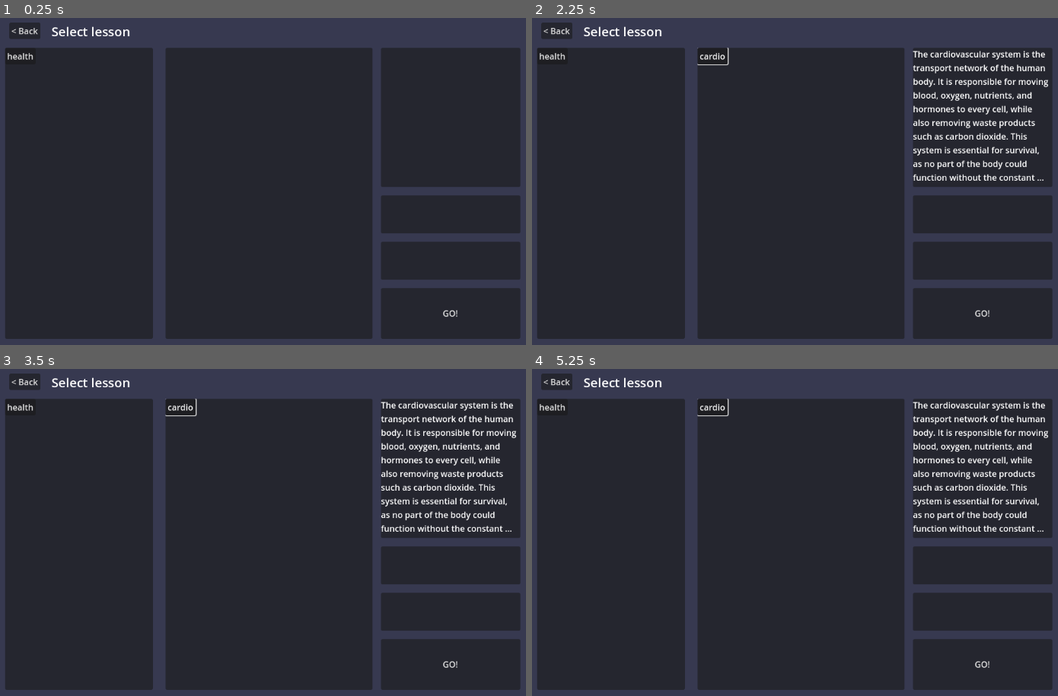
Above: before the commit, frames 1-4 (two rows, left to right).
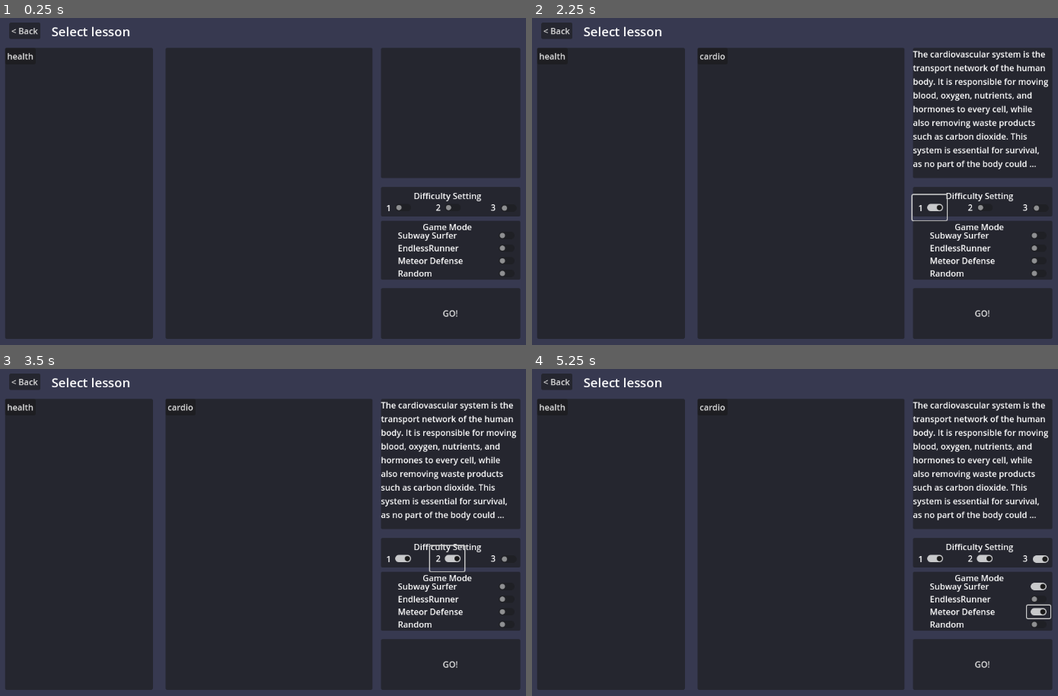
Above: after the commit, the same moments.

Repository: squidink7/SuperAF
Game: Godot game, scene res://scenes/ui/student_page.tscn
The game is run twice, just before and just after one commit, with the same random seed, the same clock (stepped at 60 frames per second) and the same inputs. This scene is started directly instead of the project's main scene.
Inputs (mouse positions are in pixels of both pictures, inside the frame that each line leads up to):
- Up to frame 1 (0.25 s): no input
- Up to frame 2 (2.25 s): click "health" at 0.5 s; click "cardio" at 1.25 s; click (931, 207) at 2 s, where only the run after the commit has a clickable "1"
- Up to frame 3 (3.5 s): click (447, 558) at 2.75 s, where only the run after the commit has a clickable "2"
- Up to frame 4 (5.25 s): click (1036, 558) at 3.5 s, where only the run after the commit has a clickable "3"; click (1036, 588) at 4.25 s, where only the run after the commit has a clickable "Subway Surfer"; click (1036, 610) at 5 s, where only the run after the commit has a clickable "Meteor Defense"

The runs differ from the first frame. In frame 1, 2.9% of the frame differs, in the area x 72-99%, y 49-80%; in frame 2, 3.1%; in frame 3, 3.2%; in frame 4, 3.3%, in the area x 31-99%, y 9-80%.

Commit message:
Adding UI elements for selecting topic and lessons

Diff:
--- a/scenes/ui/student_page.tscn
+++ b/scenes/ui/student_page.tscn
@@ -37,6 +37,9 @@
 unique_name_in_owner = true
 layout_mode = 2
 
+[node name="Label" type="Label" parent="TopicsPanel/Topics"]
+layout_mode = 2
+
 [node name="LessonsPanel" type="Panel" parent="."]
 layout_mode = 1
 anchors_preset = 15
@@ -108,7 +111,7 @@
 offset_left = -416.0
 offset_top = 64.0
 offset_right = -152.0
-offset_bottom = -320.0
+offset_bottom = -337.0
 grow_horizontal = 0
 grow_vertical = 2
 
@@ -132,12 +135,62 @@
 anchor_right = 1.0
 anchor_bottom = 1.0
 offset_left = -416.0
-offset_top = -304.0
-offset_right = -152.0
-offset_bottom = -232.0
+offset_top = -320.0
+offset_right = -152.0
+offset_bottom = -264.0
 grow_horizontal = 0
 grow_vertical = 0
 
+[node name="DifficultySetting" type="Label" parent="DifficultySelectPanel"]
+layout_mode = 0
+offset_left = 62.0
+offset_top = 5.0
+offset_right = 227.0
+offset_bottom = 28.0
+text = "Difficulty Setting"
+
+[node name="Difficulty1" type="CheckButton" parent="DifficultySelectPanel"]
+offset_left = -1.0
+offset_top = 15.0
+offset_right = 64.0
+offset_bottom = 63.0
+
+[node name="Difficulty1Label" type="Label" parent="DifficultySelectPanel/Difficulty1"]
+layout_mode = 0
+offset_left = 11.0
+offset_top = 13.0
+offset_right = 51.0
+offset_bottom = 36.0
+text = "1"
+
+[node name="Difficulty2" type="CheckButton" parent="DifficultySelectPanel"]
+offset_left = 93.0
+offset_top = 15.0
+offset_right = 158.0
+offset_bottom = 63.0
+
+[node name="Difficulty2Label" type="Label" parent="DifficultySelectPanel/Difficulty2"]
+layout_mode = 0
+offset_left = 11.0
+offset_top = 12.0
+offset_right = 51.0
+offset_bottom = 35.0
+text = "2"
+
+[node name="Difficulty3" type="CheckButton" parent="DifficultySelectPanel"]
+offset_left = 199.0
+offset_top = 16.0
+offset_right = 264.0
+offset_bottom = 64.0
+
+[node name="Difficulty3Label" type="Label" parent="DifficultySelectPanel/Difficulty3"]
+layout_mode = 0
+offset_left = 9.0
+offset_top = 11.0
+offset_right = 49.0
+offset_bottom = 34.0
+text = "3"
+
 [node name="GameModePanel" type="Panel" parent="."]
 layout_mode = 1
 anchors_preset = 3
@@ -146,8 +199,71 @@
 anchor_right = 1.0
 anchor_bottom = 1.0
 offset_left = -416.0
-offset_top = -216.0
+offset_top = -256.0
 offset_right = -152.0
 offset_bottom = -144.0
 grow_horizontal = 0
 grow_vertical = 0
+
+[node name="GameModeSetting" type="Label" parent="GameModePanel"]
+layout_mode = 0
+offset_left = 79.0
+offset_right = 207.0
+offset_bottom = 23.0
+text = "Game Mode"
+
+[node name="SubwaySurfersMode" type="CheckButton" parent="GameModePanel"]
+layout_mode = 0
+offset_left = 216.0
+offset_top = 16.0
+offset_right = 260.0
+offset_bottom = 40.0
+
+[node name="GameMode1Label" type="Label" parent="GameModePanel/SubwaySurfersMode"]
+layout_mode = 0
+offset_left = -184.0
+offset_right = -72.0
+offset_bottom = 23.0
+text = "Subway Surfer"
+
+[node name="EndlessRunnerMode" type="CheckButton" parent="GameModePanel"]
+layout_mode = 0
+offset_left = 216.0
+offset_top = 40.0
+offset_right = 260.0
+offset_bottom = 64.0
+
+[node name="GameMode2Label" type="Label" parent="GameModePanel/EndlessRunnerMode"]
+layout_mode = 0
+offset_left = -184.0
+offset_right = -68.0
+offset_bottom = 23.0
+text = "EndlessRunner"
+
+[node name="MeteorDefenseMode" type="CheckButton" parent="GameModePanel"]
+layout_mode = 0
+offset_left = 216.0
+offset_top = 64.0
+offset_right = 260.0
+offset_bottom = 88.0
+
+[node name="GameMode3Label" type="Label" parent="GameModePanel/MeteorDefenseMode"]
+layout_mode = 0
+offset_left = -184.0
+offset_right = -60.0
+offset_bottom = 23.0
+text = "Meteor Defense"
+
+[node name="RandomGameMode" type="CheckButton" parent="GameModePanel"]
+layout_mode = 0
+offset_left = 216.0
+offset_top = 88.0
+offset_right = 260.0
+offset_bottom = 112.0
+
+[node name="GameMode4Label" type="Label" parent="GameModePanel/RandomGameMode"]
+layout_mode = 0
+offset_left = -184.0
+offset_right = -119.0
+offset_bottom = 23.0
+text = "Random"
--- /dev/null
+++ b/scenes/ui/teacher_game_settings.gd
@@ -0,0 +1,24 @@
+extends Control
+
+func _ready():
+	var topics = Data.get_topics()
+
+	for topic in topics:
+		var b = Button.new()
+		b.text = topic
+		b.pressed.connect(show_lessons.bind(topic))
+		%Topics.add_child(b)
+
+func show_lessons(topic: String):
+	var lessons = Data.get_lessons(topic)
+
+	for lesson in lessons:
+		var b = Button.new()
+		b.text = lesson
+		b.pressed.connect(show_lesson.bind(topic, lesson))
+		%Lessons.add_child(b)
+
+func show_lesson(topic: String, lesson: String):
+	var lesson_text = Data.get_lesson(topic, lesson)
+
+	%LessonText.text = lesson_text
--- a/scenes/ui/teacher_game_settings.tscn
+++ b/scenes/ui/teacher_game_settings.tscn
@@ -1,6 +1,12 @@
 [gd_scene format=3 uid="uid://b416fgkhjpflw"]
 
-[node name="TeacherGameSettings" type="Node2D"]
+[node name="TeacherGameSettings" type="Control"]
+layout_mode = 3
+anchors_preset = 15
+anchor_right = 1.0
+anchor_bottom = 1.0
+grow_horizontal = 2
+grow_vertical = 2
 
 [node name="TopicPanel" type="Panel" parent="."]
 offset_left = 16.0
@@ -8,11 +14,17 @@
 offset_right = 408.0
 offset_bottom = 664.0
 
-[node name="VBoxContainer" type="VBoxContainer" parent="TopicPanel"]
+[node name="Topics" type="ScrollContainer" parent="TopicPanel"]
 layout_mode = 0
-offset_top = 64.0
-offset_right = 392.0
-offset_bottom = 600.0
+offset_right = 40.0
+offset_bottom = 40.0
+
+[node name="Topics" type="VBoxContainer" parent="TopicPanel/Topics"]
+unique_name_in_owner = true
+layout_mode = 2
+
+[node name="Label" type="Label" parent="TopicPanel/Topics"]
+layout_mode = 2
 
 [node name="LessonPanel" type="Panel" parent="."]
 offset_left = 432.0
@@ -22,60 +34,45 @@
 
 [node name="VBoxContainer" type="VBoxContainer" parent="LessonPanel"]
 layout_mode = 0
-offset_top = 64.0
 offset_right = 440.0
 offset_bottom = 600.0
 
-[node name="DifficultyPanel" type="Panel" parent="."]
-offset_left = 896.0
-offset_top = 64.0
-offset_right = 1126.0
-offset_bottom = 256.0
-
-[node name="GameMode1" type="CheckButton" parent="DifficultyPanel"]
-layout_mode = 0
-offset_left = 14.0
-offset_top = 19.0
-offset_right = 94.0
-offset_bottom = 70.0
-
-[node name="GameMode2" type="CheckButton" parent="DifficultyPanel"]
-layout_mode = 0
-offset_left = 136.0
-offset_top = 16.0
-offset_right = 216.0
-offset_bottom = 67.0
-
-[node name="GameMode3" type="CheckButton" parent="DifficultyPanel"]
-layout_mode = 0
-offset_left = 16.0
-offset_top = 128.0
-offset_right = 96.0
-offset_bottom = 179.0
-
-[node name="GameMode4" type="CheckButton" parent="DifficultyPanel"]
-layout_mode = 0
-offset_left = 136.0
-offset_top = 128.0
-offset_right = 216.0
-offset_bottom = 179.0
-
 [node name="SettingsPanel" type="Panel" parent="."]
 offset_left = 896.0
-offset_top = 272.0
+offset_top = 256.0
 offset_right = 1128.0
 offset_bottom = 664.0
 
-[node name="VBoxContainer" type="VBoxContainer" parent="SettingsPanel"]
-layout_mode = 0
-offset_top = 48.0
+[node name="GameSettings" type="Label" parent="SettingsPanel"]
+layout_mode = 2
 offset_right = 232.0
-offset_bottom = 392.0
+offset_bottom = 23.0
+text = "Game Settings"
+horizontal_alignment = 1
 
-[node name="Panel" type="Panel" parent="SettingsPanel"]
-layout_mode = 0
-offset_right = 232.0
-offset_bottom = 48.0
+[node name="QuizMode" type="Label" parent="SettingsPanel"]
+offset_left = 8.0
+offset_top = 40.0
+offset_right = 128.0
+offset_bottom = 63.0
+text = "Quiz Mode"
+
+[node name="QuizModeCheckButton" type="CheckButton" parent="SettingsPanel/QuizMode"]
+offset_left = 180.0
+offset_right = 224.0
+offset_bottom = 24.0
+
+[node name="GeneralSettings" type="Label" parent="SettingsPanel"]
+offset_left = 8.0
+offset_top = 64.0
+offset_right = 135.0
+offset_bottom = 87.0
+text = "General Settings"
+
+[node name="GeneralSettingsCheckButton" type="CheckButton" parent="SettingsPanel/GeneralSettings"]
+offset_left = 180.0
+offset_right = 224.0
+offset_bottom = 24.0
 
 [node name="BackButton" type="Button" parent="."]
 offset_left = 16.0
@@ -83,3 +80,75 @@
 offset_right = 75.0
 offset_bottom = 55.0
 text = "< Back"
+
+[node name="GameModePanel" type="Panel" parent="."]
+layout_mode = 1
+anchors_preset = 1
+anchor_left = 1.0
+anchor_right = 1.0
+offset_left = -232.0
+offset_bottom = 168.0
+grow_horizontal = 0
+
+[node name="GameModeSetting" type="Label" parent="GameModePanel"]
+layout_mode = 0
+offset_left = 79.0
+offset_right = 207.0
+offset_bottom = 23.0
+text = "Game Mode"
+
+[node name="SubwaySurfersMode" type="CheckButton" parent="GameModePanel"]
+layout_mode = 0
+offset_left = 188.0
+offset_top = 32.0
+offset_right = 232.0
+offset_bottom = 56.0
+
+[node name="GameMode1Label" type="Label" parent="GameModePanel/SubwaySurfersMode"]
+layout_mode = 0
+offset_left = -184.0
+offset_right = -72.0
+offset_bottom = 23.0
+text = "Subway Surfer"
+
+[node name="EndlessRunnerMode" type="CheckButton" parent="GameModePanel"]
+layout_mode = 0
+offset_left = 188.0
+offset_top = 64.0
+offset_right = 232.0
+offset_bottom = 88.0
+
+[node name="GameMode2Label" type="Label" parent="GameModePanel/EndlessRunnerMode"]
+layout_mode = 0
+offset_left = -184.0
+offset_right = -68.0
+offset_bottom = 23.0
+text = "EndlessRunner"
+
+[node name="MeteorDefenseMode" type="CheckButton" parent="GameModePanel"]
+layout_mode = 0
+offset_left = 188.0
+offset_top = 96.0
+offset_right = 232.0
+offset_bottom = 120.0
+
+[node name="GameMode3Label" type="Label" parent="GameModePanel/MeteorDefenseMode"]
+layout_mode = 0
+offset_left = -184.0
+offset_right = -60.0
+offset_bottom = 23.0
+text = "Meteor Defense"
+
+[node name="RandomGameMode" type="CheckButton" parent="GameModePanel"]
+layout_mode = 0
+offset_left = 188.0
+offset_top = 128.0
+offset_right = 232.0
+offset_bottom = 152.0
+
+[node name="GameMode4Label" type="Label" parent="GameModePanel/RandomGameMode"]
+layout_mode = 0
+offset_left = -184.0
+offset_right = -119.0
+offset_bottom = 23.0
+text = "Random"
Not shown, added: scenes/ui/teacher_game_settings.gd.uid
